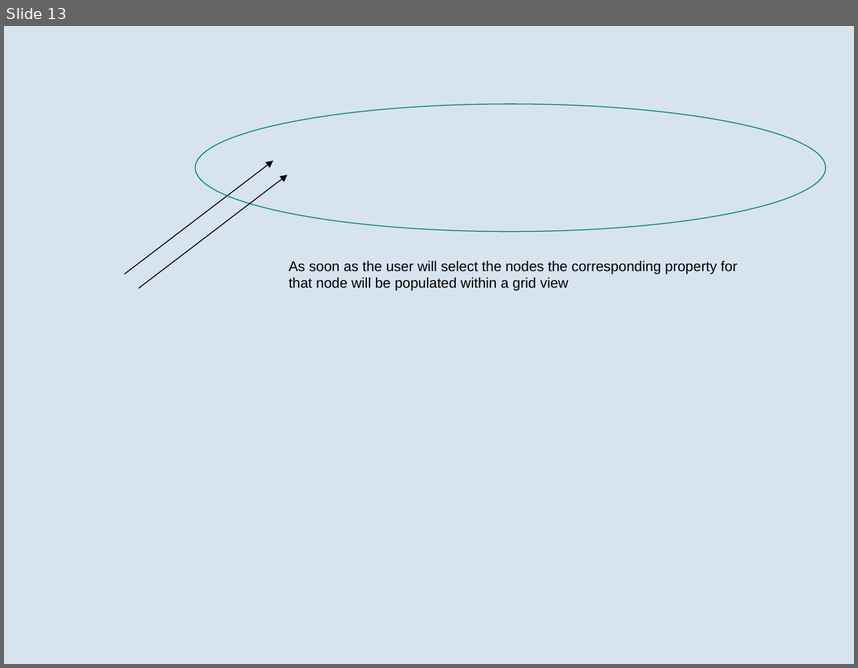
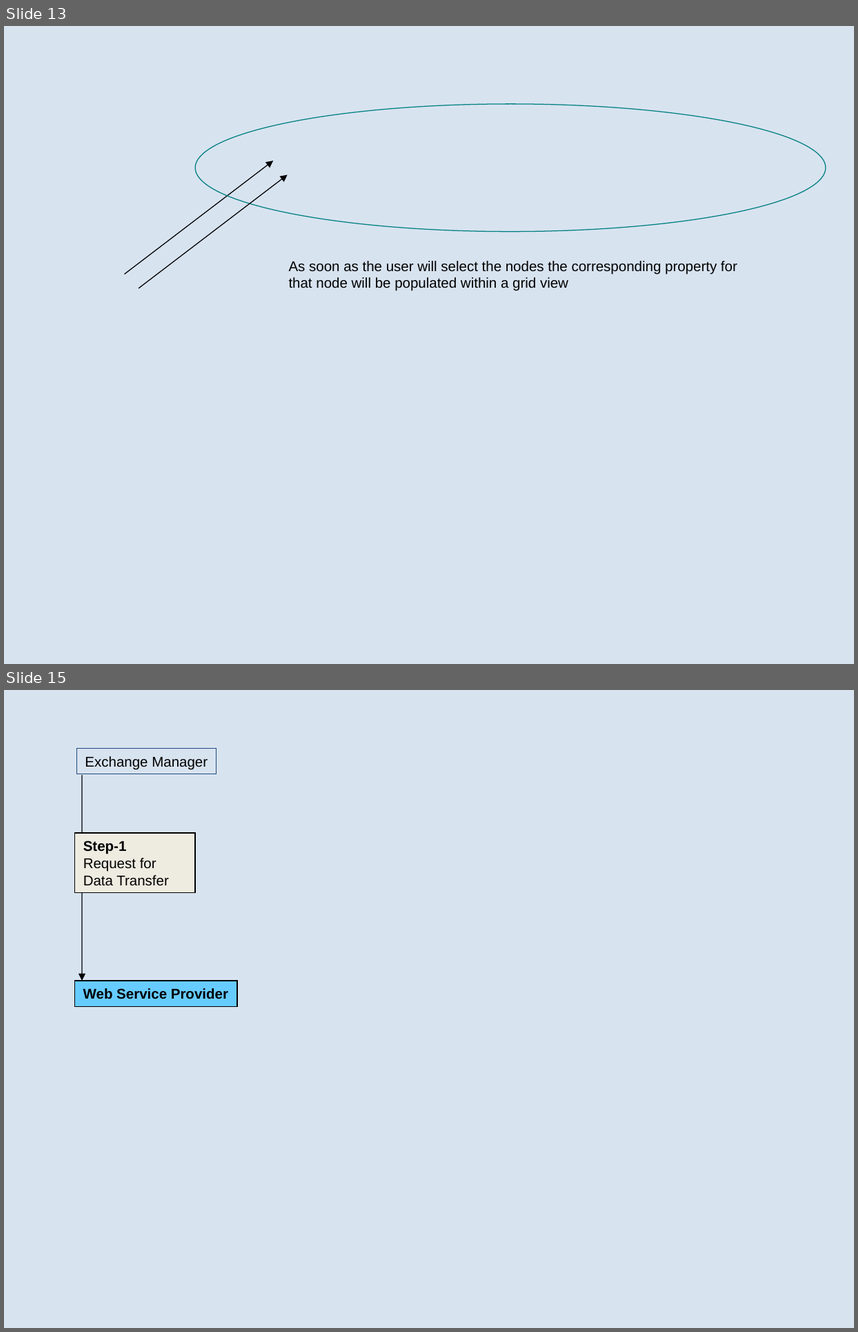
Before and after one commit to heyena/iring-tools, a slide deck: trunk/iRINGTools.ESB/documents/Sprint 2 User Stories.1.0.ppt. Shown one above the other, each under a label of ours: slide 13 before the commit, slides 13 and 15 after it; the slides between them are not shown. The pictures are 858x668 and 858x1332 pixels, drawn with LibreOffice and Linux fonts; fonts in the diff are those of the drawing; background and template pictures are left out. Boxes give left, top, right and bottom in pixels: in the first picture for what was removed or moved away, otherwise in the second. Text is boxed around its words. In the diff, an @@ line names an element or a change of style, - is before the commit and + after.

```diff
--- a/trunk/iRINGTools.ESB/documents/Sprint 2 User Stories.1.0.ppt
+++ b/trunk/iRINGTools.ESB/documents/Sprint 2 User Stories.1.0.ppt
@@ slide 15 added at bbox=[4, 690, 854, 1328], background #D8E3F0 @@
@@ rectangle added at bbox=[76, 748, 216, 773], outline #1F497D 0.74 pt, 12 pt, text #000000 @@
+Exchange Manager
@@ arrow added from (82, 775) to (82, 980), #000000 0.74 pt @@
@@ rectangle added at bbox=[74, 833, 195, 892], fill #EEECE1, outline #000000 0.74 pt, 12 pt, text #000000 @@
+Step-1
+Request for Data Transfer
@@ rectangle added at bbox=[74, 980, 237, 1006], fill #66CCFF, outline #000000 0.74 pt, 12 pt, text #000000, bold @@
+Web Service Provider
```
Also in this commit, not shown: 2 other slides added.
